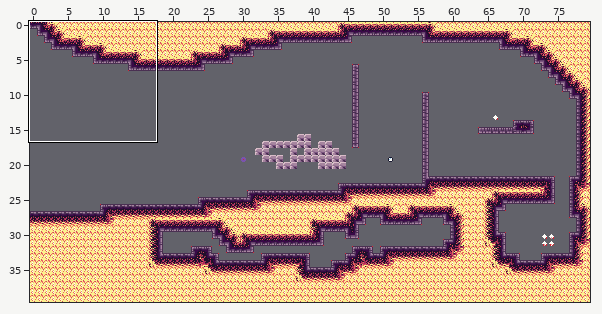
A Tiled map gets an edit: mapping_tools/level2.tmx. Above, an overview of the earlier version with the close-up marked.
Close-up. As it was:
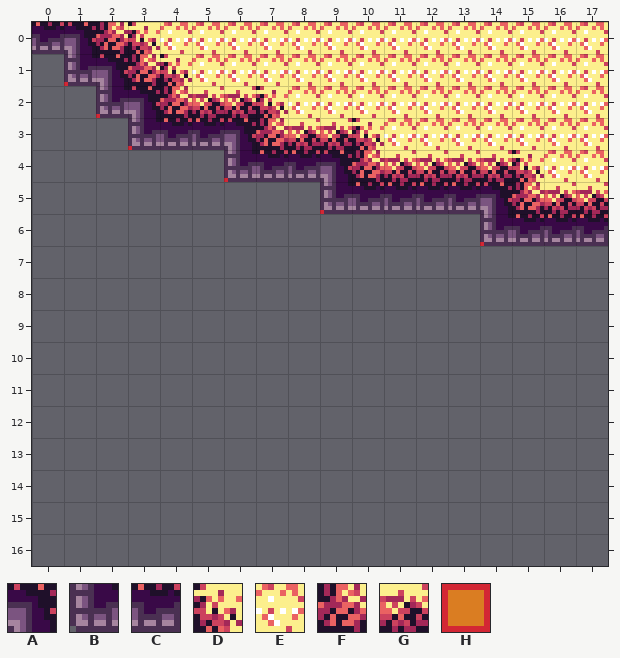
Cells are 8x8 px. Shown: x 0..17, y 0..16. The commit also changed other parts of the map, which this record leaves out.
Key: from "fire": A 4, B 26, C 27, D 61, E 63, F 75, G 76; from "tools": H 1.
_ is an empty cell, # one hidden under a higher layer.
Layers that did not change in this view are not listed.
Layer "draft" before, first column x 0:
 0 ##################
 1 _H################
 2 __H###############
 3 ___H##############
 4 ______H###########
 5 _________H########
 6 ______________H###
 7 __________________
 8 __________________
 9 __________________
10 __________________
11 __________________
12 __________________
13 __________________
14 __________________
15 __________________
16 __________________
Layer "map" before, first column x 0:
 0 CAFDEEEEEEEEEEEEEE
 1 _BAFDEEEEEEEEEEEEE
 2 __BAFGGDEEEEEEEEEE
 3 ___BCCAFGGDEEEEEEE
 4 ______BCCAFGGGGDEE
 5 _________BCCCCAFGG
 6 ______________BCCC
 7 __________________
 8 __________________
 9 __________________
10 __________________
11 __________________
12 __________________
13 __________________
14 __________________
15 __________________
16 __________________
After the commit:
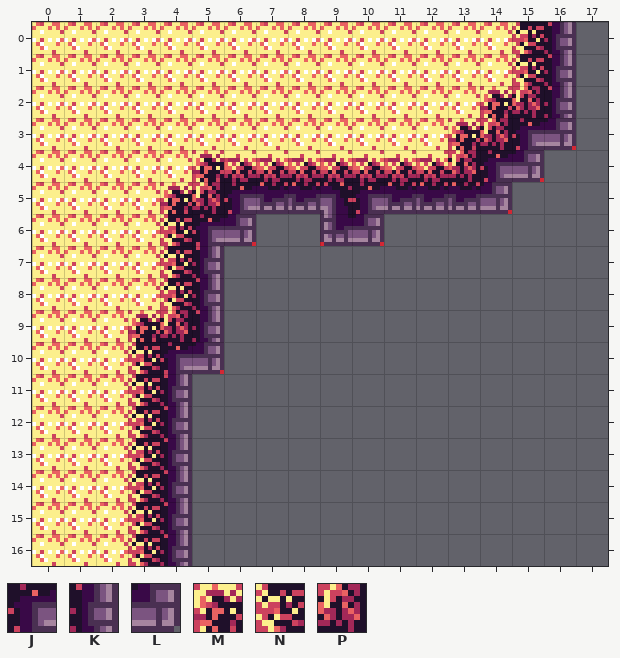
Further tiles: from "fire": J 3, K 15, L 28, M 60, N 64, P 77.
The edit:
Changed rows in their new state; . is an unchanged cell.
Layer "draft":
first column x 6:
 0 ..........._
 1 ..........._
 2 ..........._
 3 ..........._
 4 ..........__
 5 .........___
 6 H..HH...____
first column x 5:
10 H
Layer "map":
first column x 0:
 0 EEEE...........NK_
 1 EEEEE..........NK_
 2 EEEEEEEE......MPK_
 3 EEEEEEEEEEE..MPJL_
 4 EEEEEMGGGGG..PJL__
 5 EEEEMPJCCAJ...L___
 6 EEEENJL..BL...____
 7 EEEENK............
 8 EEEENK............
 9 EEEMPK............
10 EEENJL............
11 EEENK.............
12 EEENK.............
13 EEENK.............
14 EEENK.............
15 EEENK.............
16 EEENK.............
